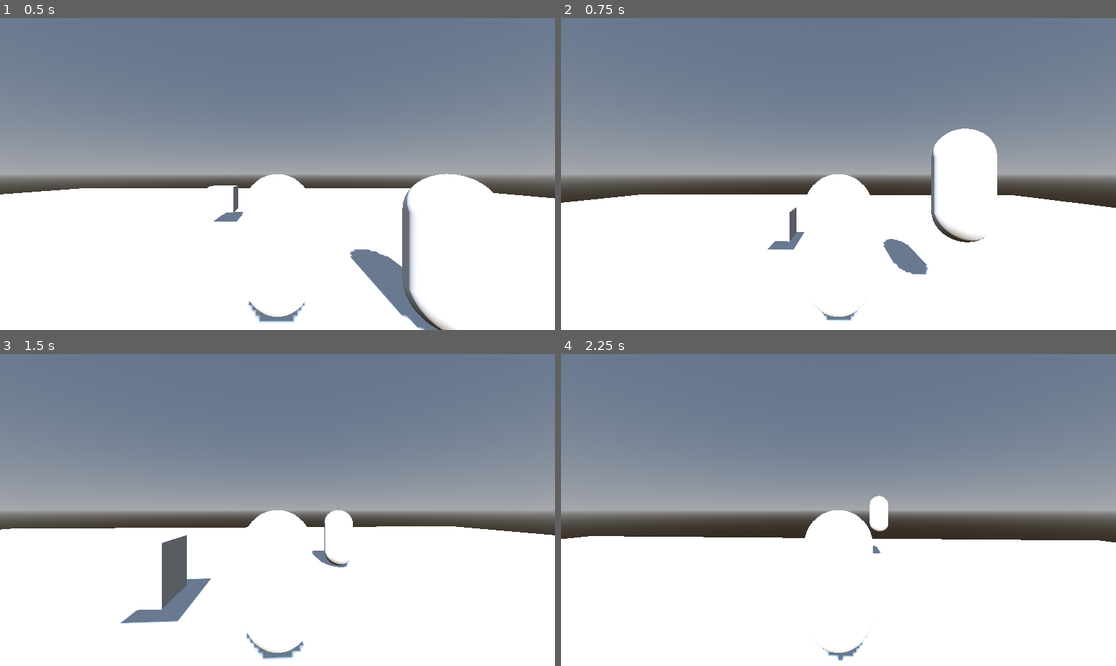
Above: before the commit, frames 1-4 (two rows, left to right).
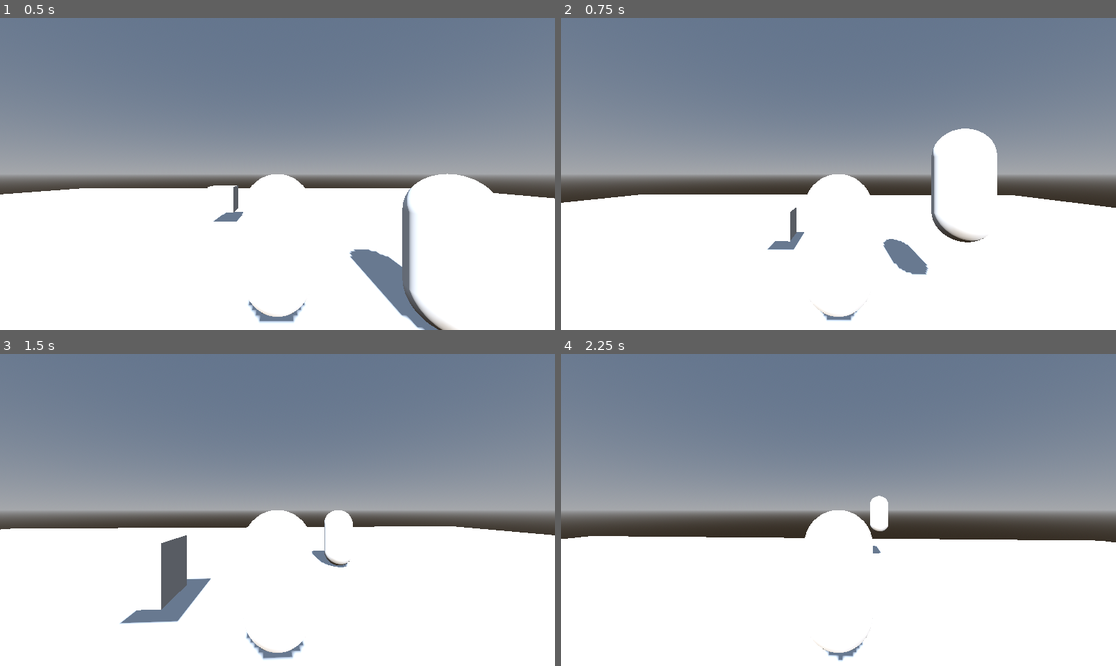
Above: after the commit, the same moments.

Repository: olddine/prueba-godot-2
Game: Godot game, scene res://scene/main.tscn
The game is run twice, just before and just after one commit, with the same random seed, the same clock (stepped at 60 frames per second) and the same inputs.
Inputs (mouse positions are in pixels of both pictures, inside the frame that each line leads up to):
- Up to frame 1 (0.5 s): no input
- Up to frame 2 (0.75 s): tap Enter (ui_accept) at 0.5 s; move the mouse to (832, 180) at 0.52 s; hold W (ui_up) from 0.53 s (still down)
- Up to frame 3 (1.5 s): keep holding W (ui_up); tap Enter (ui_accept) at 0.77 s; move the mouse to (316, 513) at 1.27 s
- Up to frame 4 (2.25 s): keep holding W (ui_up); tap Enter (ui_accept) at 1.52 s; move the mouse to (794, 506) at 2.02 s

Frame 1 is identical in both runs. In frame 2, less than 0.1% of the frame differs, in the area x 7-83%, y 35-73%; in frame 3, less than 0.1%, in the area x 0-100%, y 51-95%; in frame 4, less than 0.1%.
Error before the commit: Attempt to call function 'rotate_y' in base 'null instance' on a null instance. (res://scene/player.gd:29)
Error after the commit: Invalid call. Nonexistent function 'orthonormalized' in base 'Node3D'. (res://scene/player.gd:30)

Commit message:
el primoooo

Diff:
--- a/GDSCOOL 3D GODOT 4/scene/player.gd
+++ b/GDSCOOL 3D GODOT 4/scene/player.gd
@@ -26,13 +26,13 @@
 	if event is InputEventMouseMotion and Input.get_mouse_mode() == Input.MOUSE_MODE_CAPTURED:
 		print("hola")
 		rotate_y(deg_to_rad(-event.relative.x*mouse_sensitivity))
-		$camnode.rotate_y(deg_to_rad(-event.relative.x * CAM_ROT_SPEED))
-		$camnode.orthonormalized()
+		$Collision/camnode.rotate_y(deg_to_rad(-event.relative.x * CAM_ROT_SPEED))
+		$Collision/camnode.orthonormalized()
 
 		cam_x_rot = clamp(cam_x_rot - event.relative.y * CAM_ROT_SPEED, deg_to_rad(CAM_X_ROT_MIN), deg_to_rad(CAM_X_ROT_MAX))
 		cam_y_rot = clamp(cam_y_rot - event.relative.x * CAM_ROT_SPEED, deg_to_rad(CAM_X_ROT_MIN), deg_to_rad(CAM_X_ROT_MAX))
 
-		$camnode/arm.rotation.x = cam_x_rot
+		$Collision/camnode/arm.rotation.x = cam_x_rot
 
 	if event.is_action_pressed("ui_cancel"):
 		get_tree().quit()
